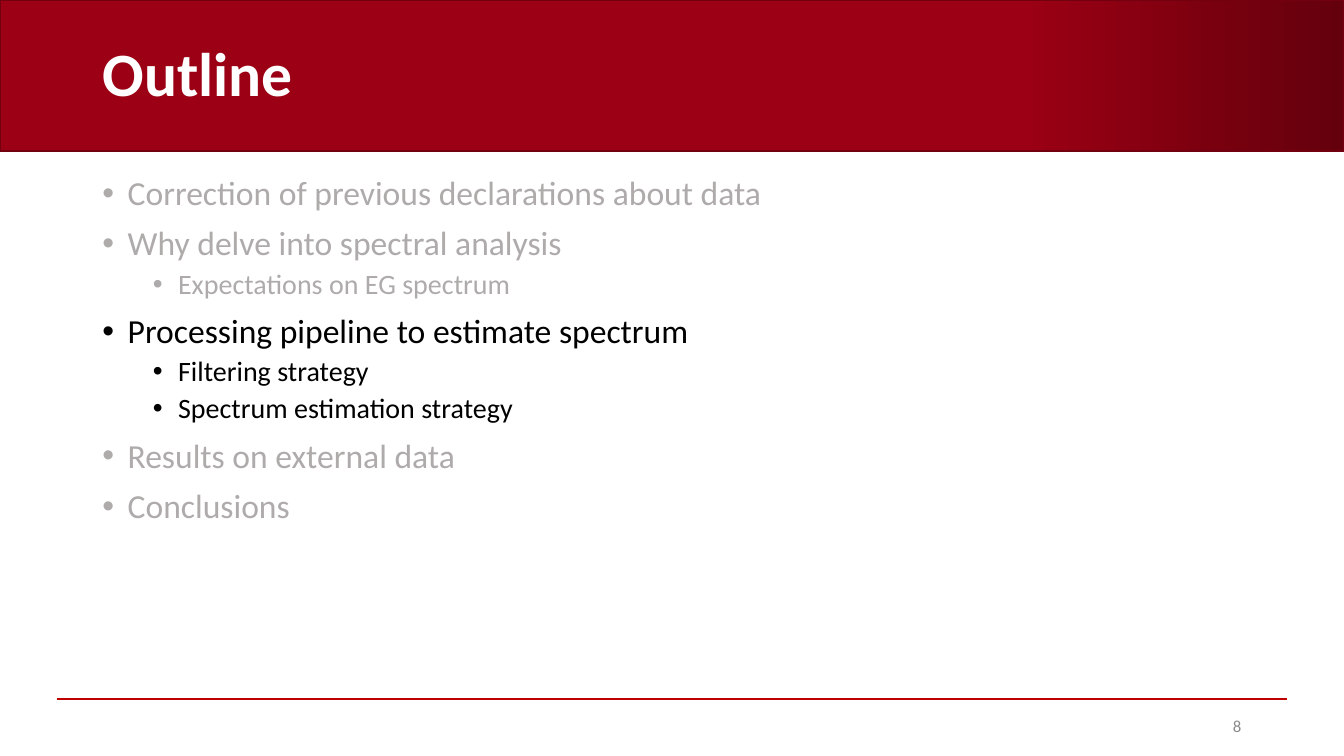
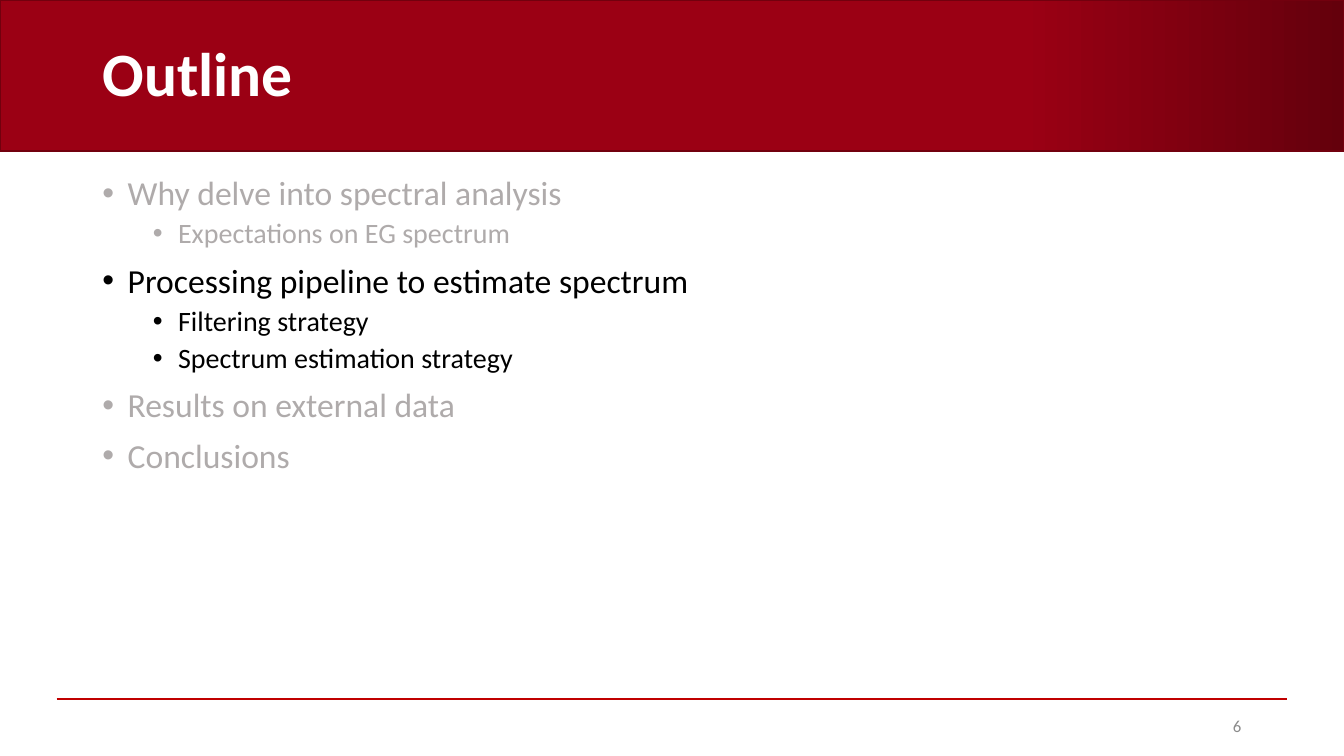
Before and after one commit to AndreaCorrado00/Tesi_magistrale_Corrado_Andrea, a slide deck: slide 6 of Documentation/3. in-depth spectrum analysis.pptx (slide 8 before the commit). Drawn at 1344x756 pixels with LibreOffice and Linux fonts; fonts in the diff are those of the drawing; background and template pictures are left out. Boxes give left, top, right and bottom in pixels: in the first picture for what was removed or moved away, otherwise in the second. Text is boxed around its words. In the diff, an @@ line names an element or a change of style, - is before the commit and + after.

```diff
--- a/Documentation/3. in-depth spectrum analysis.pptx
+++ b/Documentation/3. in-depth spectrum analysis.pptx
@@ text at (128,182,761,210): paragraph removed @@
-• Correction of previous declarations about data
@@ page number at (1233,721,1241,732): text changed @@
-8
+6
```
Also in this commit, not shown: 6 other slides changed, 5 slides added, 5 slides removed, 2 other files.
